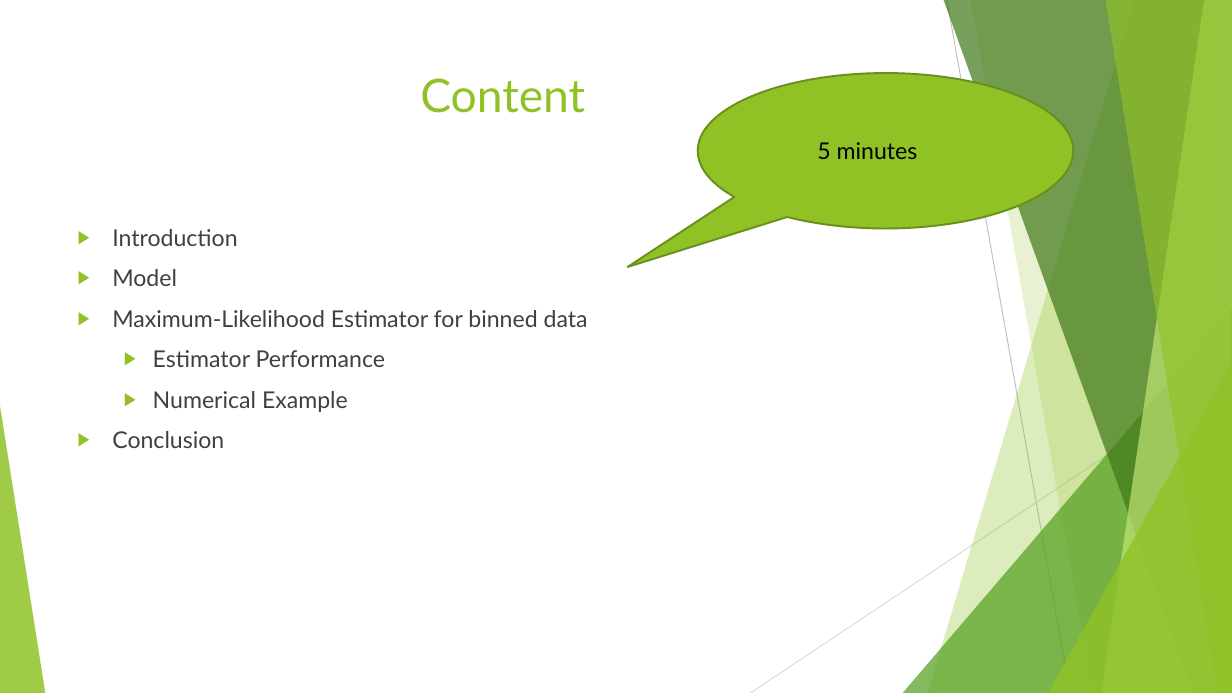
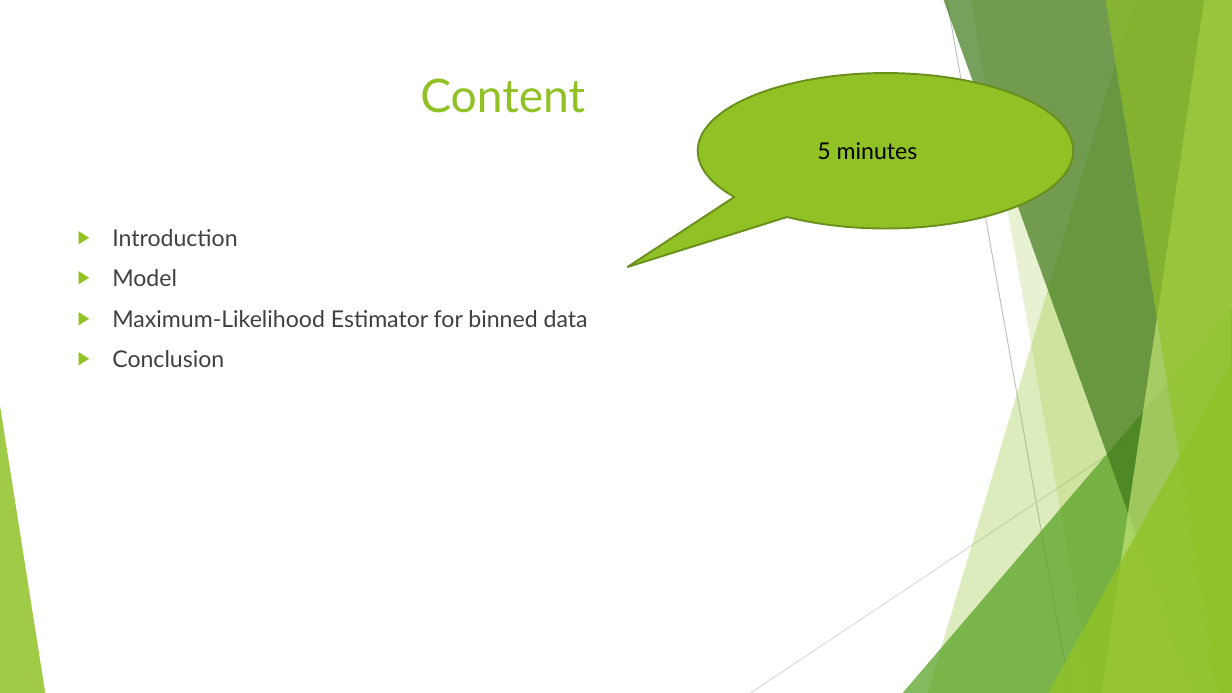
Before and after one commit to Vlad-ole/Presentations, a slide deck: slide 2 of Referencing/Referencing.pptx. Drawn at 1232x693 pixels with LibreOffice and Linux fonts; fonts in the diff are those of the drawing. Boxes give left, top, right and bottom in pixels: in the first picture for what was removed or moved away, otherwise in the second. Text is boxed around its words. In the diff, an @@ line names an element or a change of style, - is before the commit and + after.

```diff
--- a/Referencing/Referencing.pptx
+++ b/Referencing/Referencing.pptx
@@ text at [153,350,385,412]: paragraphs removed @@
-  ▶ Estimator Performance
-  ▶ Numerical Example
```
Also in this commit, not shown: 1 other slide changed, 5 slides added, 4 slides removed, 16 other files.
